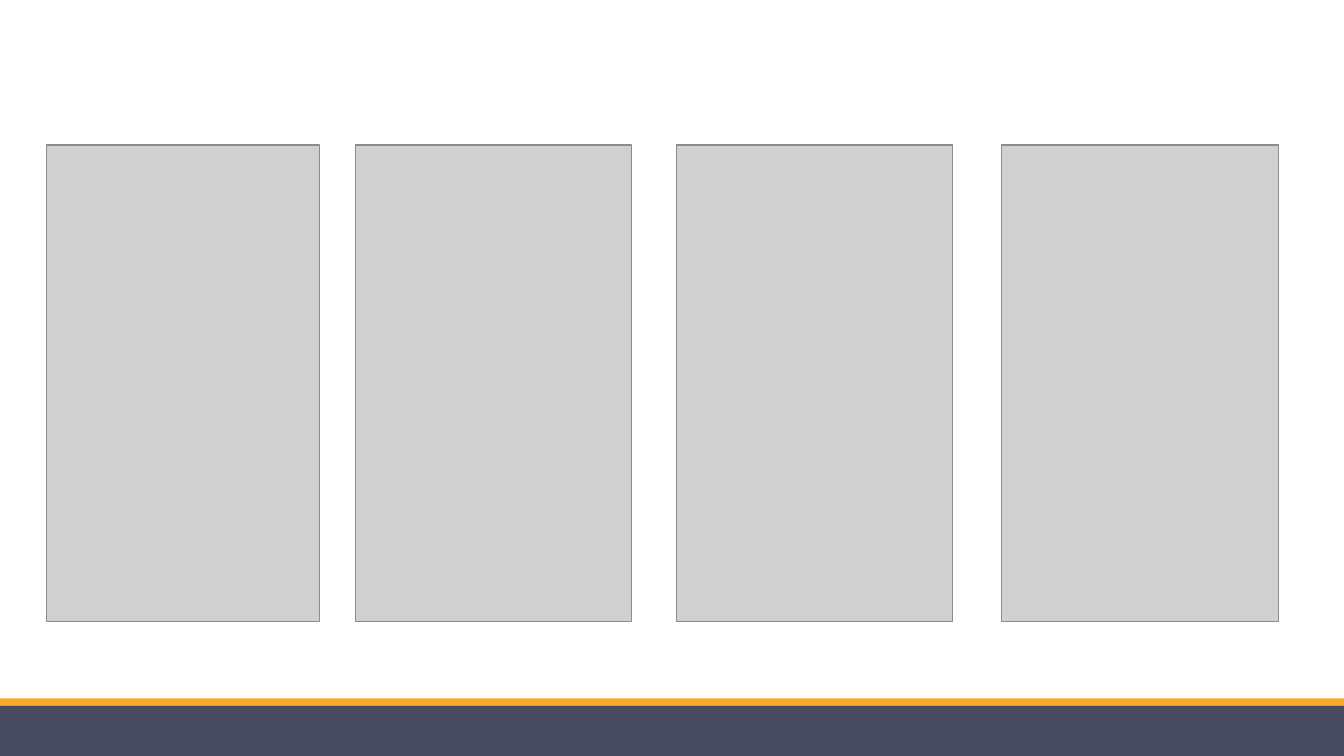
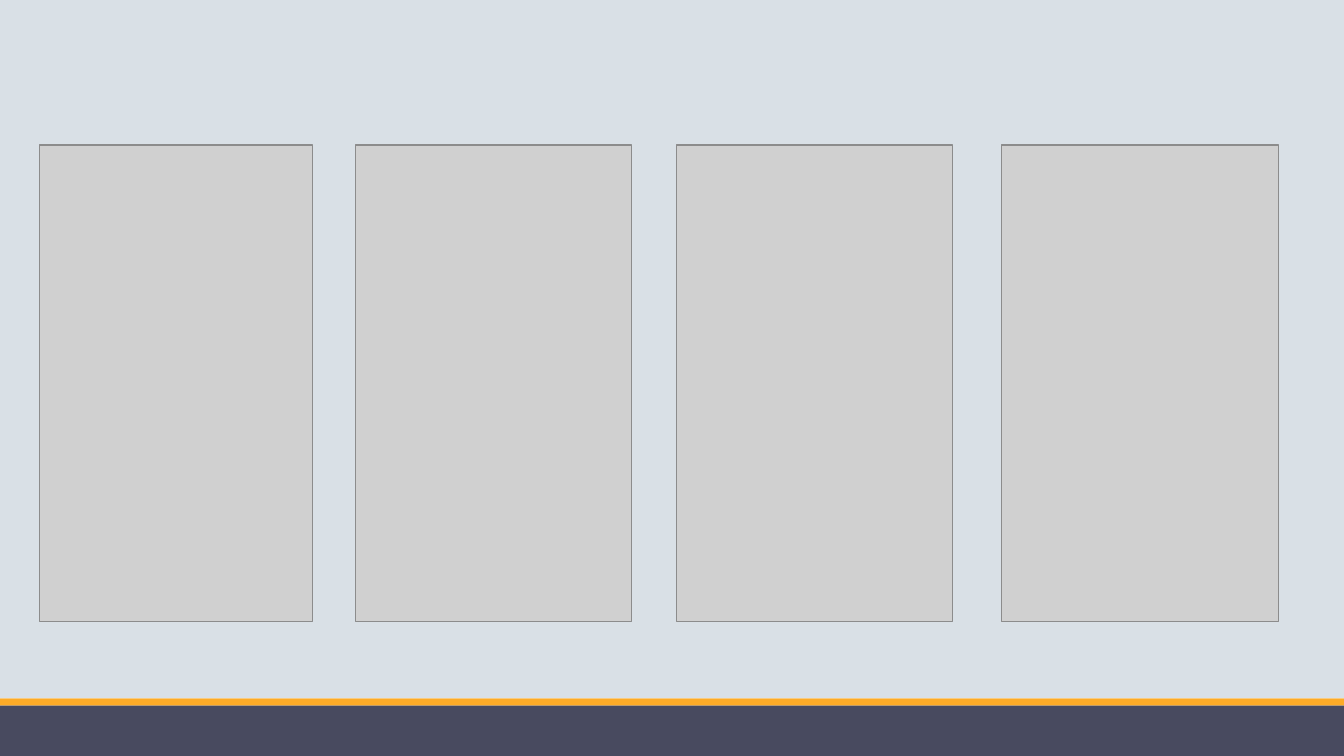
Before and after one commit to sarapeddy/drying-rack-smart, a slide deck: slide 11 of SMART STENDINO.pptx. Drawn at 1344x756 pixels with LibreOffice and Linux fonts; fonts in the diff are those of the drawing; grey boxes stand for pictures. Boxes give left, top, right and bottom in pixels: in the first picture for what was removed or moved away, otherwise in the second. Text is boxed around its words. In the diff, an @@ line names an element or a change of style, - is before the commit and + after.

```diff
--- a/SMART STENDINO.pptx
+++ b/SMART STENDINO.pptx
@@ background #FFFFFF to #FFFFFF at 66% opacity @@
@@ rectangle at bbox=[0, 0, 1344, 697]: fill #FFFFFF to #FFFFFF at 66% opacity @@
@@ rectangle added at bbox=[0, 0, 1344, 698], fill #D9E0E6 @@
@@ picture: place and size @@
-picture at bbox=[47, 145, 320, 621]
+picture at bbox=[39, 145, 312, 621]
@@ rectangle removed at bbox=[821, 469, 1212, 493] @@
```
Also in this commit, not shown: 3 other slides changed, 11 slides added, 3 slides removed.
